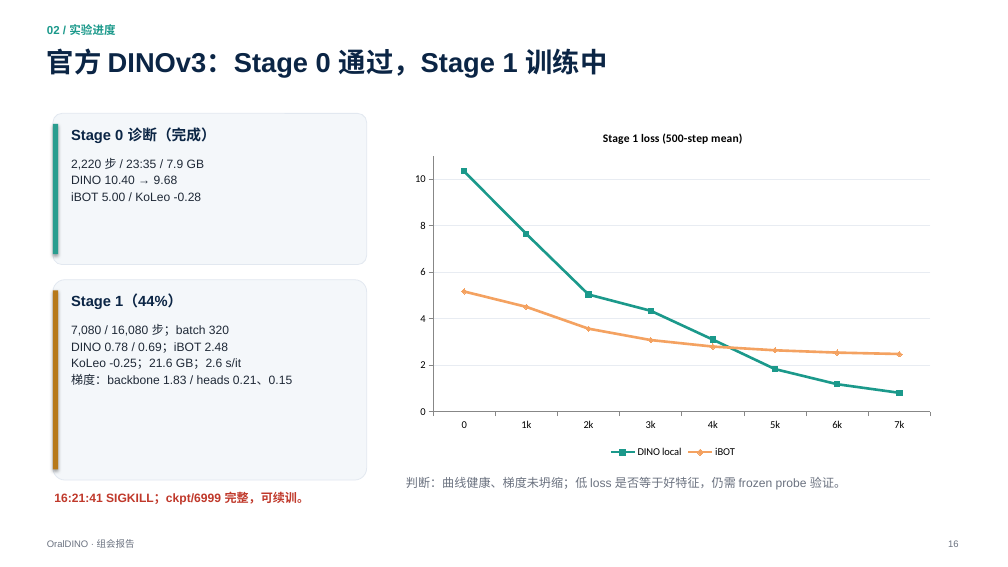
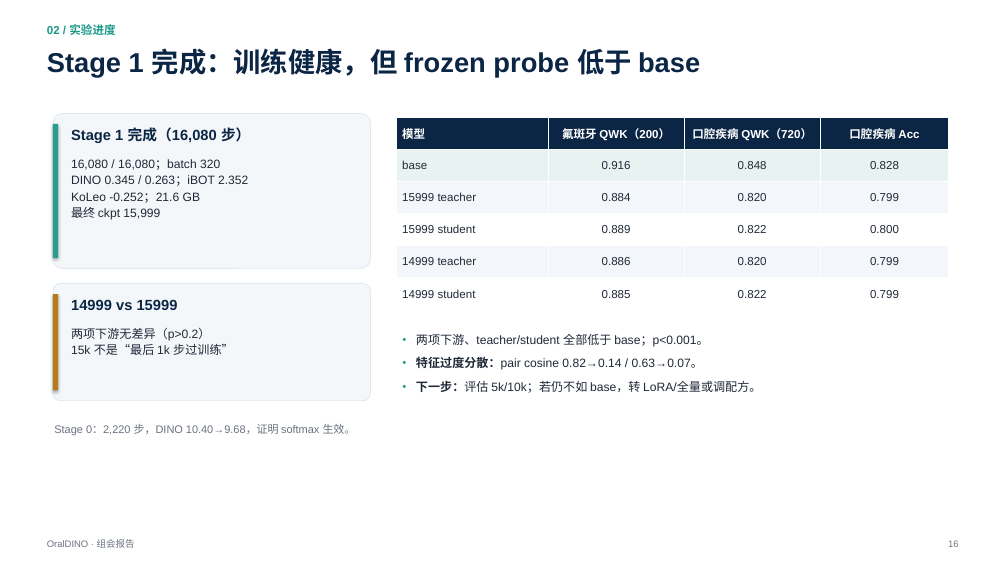
Before and after one commit to XiaoHG/MRG-05-Tooth-Seg, a slide deck: slide 16 of group-meeting/20261111/OralDINO_group_meeting_20261111.pptx. Drawn at 1008x567 pixels with LibreOffice and Linux fonts; fonts in the diff are those of the drawing. Boxes give left, top, right and bottom in pixels: in the first picture for what was removed or moved away, otherwise in the second. Text is boxed around its words. In the diff, an @@ line names an element or a change of style, - is before the commit and + after.

```diff
--- a/group-meeting/20261111/OralDINO_group_meeting_20261111.pptx
+++ b/group-meeting/20261111/OralDINO_group_meeting_20261111.pptx
@@ text at [47,48,700,77]: text changed @@
-官方 DINOv3：Stage 0 通过，Stage 1 训练中
+Stage 1 完成：训练健康，但 frozen probe 低于 base
@@ rounded rectangle: place and size @@
-rounded rectangle at [53,113,367,265]
+rounded rectangle at [53,113,371,268]
@@ table added at [397,117,949,310], 6 rows, 4 columns @@
+模型 | 氟斑牙 QWK（200） | 口腔疾病 QWK（720） | 口腔疾病 Acc
+base | 0.916 | 0.848 | 0.828
+15999 teacher | 0.884 | 0.820 | 0.799
+15999 student | 0.889 | 0.822 | 0.800
+14999 teacher | 0.886 | 0.820 | 0.799
+14999 student | 0.885 | 0.822 | 0.799
@@ line chart removed at [405,117,941,461] @@
-title "Stage 1 loss (500-step mean)"
-categories: 0, 1k, 2k, 3k, 4k, 5k, 6k, 7k
-DINO local: 10.3, 7.7, 5, 4.3, 3.1, 1.8, 1.2, 0.8
-iBOT: 5.2, 4.5, 3.6, 3.1, 2.8, 2.6, 2.5, 2.5
@@ rectangle: place and size @@
-rectangle at [53,124,58,254]
+rectangle at [53,124,58,258]
@@ text at [71,127,250,143]: text changed @@
-Stage 0 诊断（完成）
+Stage 1 完成（16,080 步）
@@ text at [71,159,248,220]: text changed @@
-2,220 步 / 23:35 / 7.9 GB
-DINO 10.40 → 9.68
-iBOT 5.00 / KoLeo -0.28
+16,080 / 16,080；batch 320
+DINO 0.345 / 0.263；iBOT 2.352
+KoLeo -0.252；21.6 GB
+最终 ckpt 15,999
@@ rounded rectangle: place and size @@
-rounded rectangle at [53,280,367,480]
+rounded rectangle at [53,284,371,401]
@@ rectangle: place and size @@
-rectangle at [53,290,58,470]
+rectangle at [53,294,58,390]
@@ text at [71,299,178,310]: text changed @@
-Stage 1（44%）
+14999 vs 15999
@@ text at [71,328,233,355]: text changed @@
-7,080 / 16,080 步；batch 320
-DINO 0.78 / 0.69；iBOT 2.48
-KoLeo -0.25；21.6 GB；2.6 s/it
-梯度：backbone 1.83 / heads 0.21、0.15
+两项下游无差异（p>0.2）
+15k 不是“最后 1k 步过训练”
@@ text at [416,334,761,393]: text changed; text colour #6B7280 to #1F2937 @@
-判断：曲线健康、梯度未坍缩；低 loss 是否等于好特征，仍需 frozen probe 验证。
+• 两项下游、teacher/student 全部低于 base；p<0.001。
+• 特征过度分散：pair cosine 0.82→0.14 / 0.63→0.07。
+• 下一步：评估 5k/10k；若仍不如 base，转 LoRA/全量或调配方。
@@ text at [54,424,356,435]: text changed; size 11.5 to 10.5 pt; text colour #C0392B to #6B7280; bold off @@
-16:21:41 SIGKILL；ckpt/6999 完整，可续训。
+Stage 0：2,220 步，DINO 10.40→9.68，证明 softmax 生效。
```
Also in this commit, not shown: 6 other slides changed, 4 other files.
